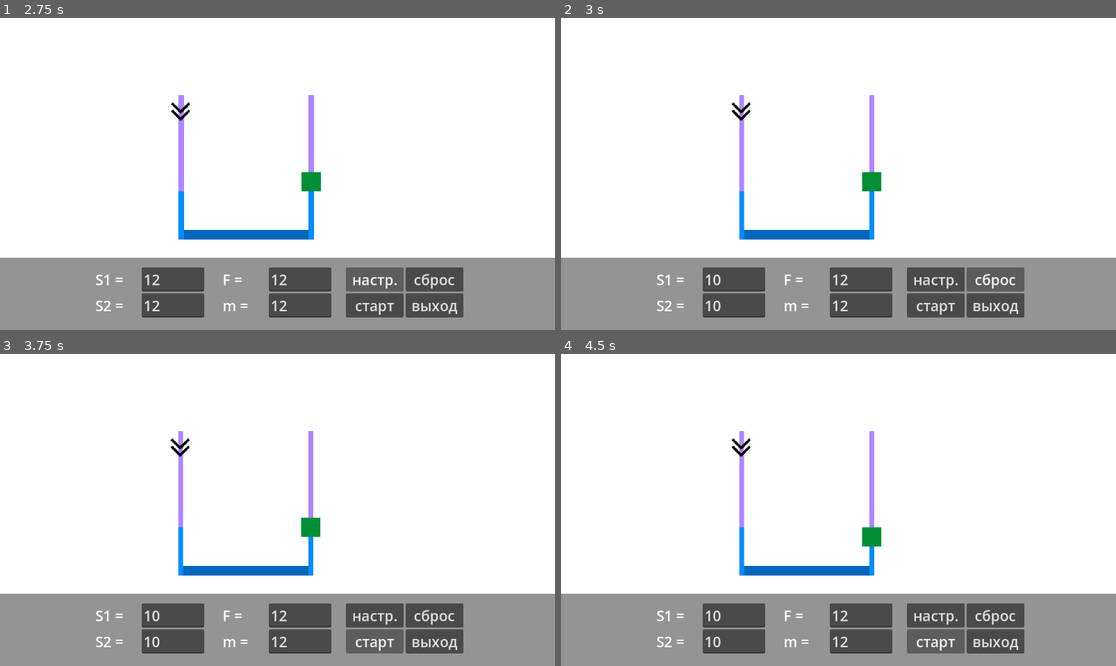
Above: before the commit, frames 1-4 (two rows, left to right).
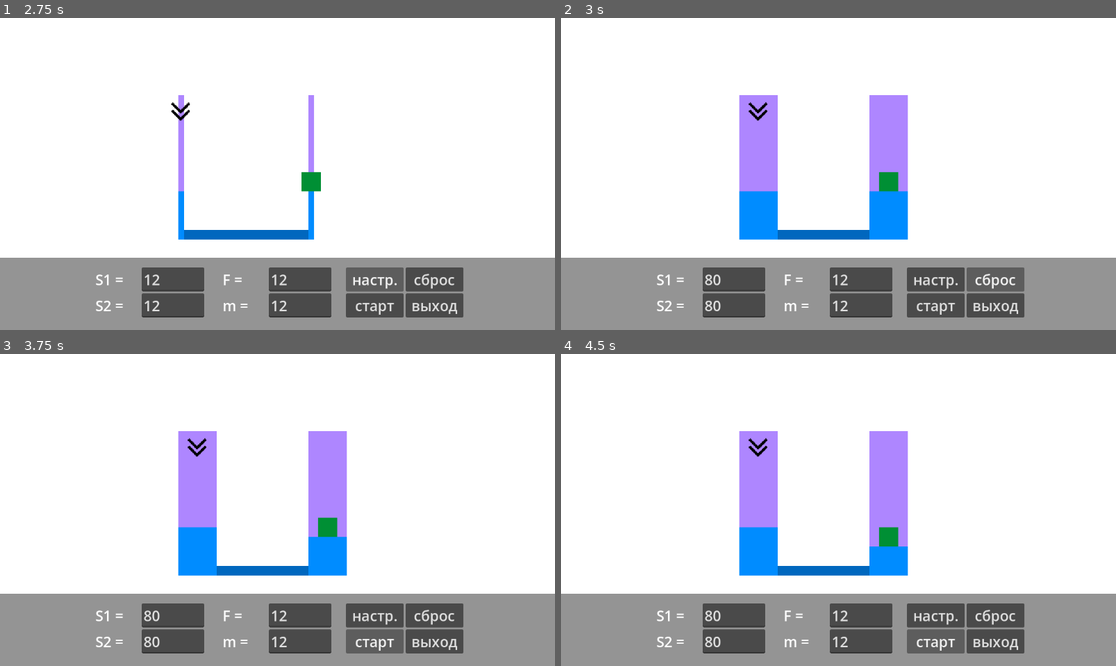
Above: after the commit, the same moments.

Repository: Null-oh/physics6sem
Game: Godot game, scene res://ten/ten-one.tscn
The game is run twice, just before and just after one commit, with the same random seed, the same clock (stepped at 60 frames per second) and the same inputs. This scene is started directly instead of the project's main scene.
Inputs (mouse positions are in pixels of both pictures, inside the frame that each line leads up to):
- Up to frame 1 (2.75 s): click (172, 280) at 0.52 s; type "12" at 0.6 s; click (172, 305) at 0.75 s; type "12" at 0.83 s; click (299, 280) at 0.98 s; type "12" at 1.07 s; click (299, 305) at 1.27 s; type "12" at 1.35 s; click "настр." at 2 s
- Up to frame 2 (3 s): click "сброс" at 2.75 s
- Up to frame 3 (3.75 s): click "старт" at 3.5 s
- Up to frame 4 (4.5 s): click "старт" at 4.25 s

Frame 1 is identical in both runs. In frame 2, 5.9% of the frame differs, in the area x 25-63%, y 24-94%; in frame 3, 5.9%; in frame 4, 5.9%.

Commit message:
ten 1,2,3

Diff:
--- a/start.gd
+++ b/start.gd
@@ -40,3 +40,7 @@
 
 func _on_tentwo_pressed():
 	get_tree().change_scene_to_file("res://ten/ten_two.tscn")
+
+
+func _on_tenthree_pressed():
+	get_tree().change_scene_to_file("res://ten/ten_three.tscn")
--- a/start.tscn
+++ b/start.tscn
@@ -131,6 +131,10 @@
 layout_mode = 2
 text = "Задание 2"
 
+[node name="ten-three" type="Button" parent="CanvasLayer/ColorRect/MarginContainer/VBoxContainer2/ten" unique_id=1836388673]
+layout_mode = 2
+text = "Задание 2"
+
 [connection signal="pressed" from="CanvasLayer/ColorRect/MarginContainer/VBoxContainer2/first/task1" to="." method="_on_task_1_pressed"]
 [connection signal="pressed" from="CanvasLayer/ColorRect/MarginContainer/VBoxContainer2/first/task2" to="." method="_on_task_2_pressed"]
 [connection signal="pressed" from="CanvasLayer/ColorRect/MarginContainer/VBoxContainer2/third/three" to="." method="_on_three_pressed"]
@@ -141,3 +145,4 @@
 [connection signal="pressed" from="CanvasLayer/ColorRect/MarginContainer/VBoxContainer2/eight/eight" to="." method="_on_eight_pressed"]
 [connection signal="pressed" from="CanvasLayer/ColorRect/MarginContainer/VBoxContainer2/ten/ten-one" to="." method="_on_ten_pressed"]
 [connection signal="pressed" from="CanvasLayer/ColorRect/MarginContainer/VBoxContainer2/ten/ten-two" to="." method="_on_tentwo_pressed"]
+[connection signal="pressed" from="CanvasLayer/ColorRect/MarginContainer/VBoxContainer2/ten/ten-three" to="." method="_on_tenthree_pressed"]
--- a/ten/ten-one.tscn
+++ b/ten/ten-one.tscn
@@ -52,7 +52,7 @@
 grow_horizontal = 2
 grow_vertical = 0
 pivot_offset = Vector2(140, 20)
-color = Color(0, 0.5500002, 1, 1)
+color = Color(0, 0.54901963, 1, 1)
 
 [node name="pump2" type="ColorRect" parent="." unique_id=663710642]
 anchors_preset = 8
--- a/ten/ten_one.gd
+++ b/ten/ten_one.gd
@@ -83,12 +83,10 @@
 	pipe.size.x = right_bottom.x - left_bottom.x
 	pipe.position = Vector2(left_bottom.x, left_bottom.y - pipe.size.y)
 
-
 func _on_reset_pressed():
-	s1line.text = str(10)
-	s2line.text = str(10)
+	s1line.text = str(80)
+	s2line.text = str(80)
 	_on_set_pressed()
-
 
 func _on_start_pressed():
 	read()
--- /dev/null
+++ b/ten/ten_three.gd
@@ -0,0 +1,168 @@
+extends Node2D
+
+@onready var submarine = $submarine
+
+@onready var ro1line = $interface/ColorRect/MarginContainer/HBoxContainer/input/first/ro1line
+@onready var vline = $interface/ColorRect/MarginContainer/HBoxContainer/input2/f/vline
+
+@onready var ro2value = $interface/ColorRect/MarginContainer/HBoxContainer/input/second/ro2label
+
+@onready var status = $interface/ColorRect/MarginContainer/HBoxContainer/input2/f2/status
+
+@onready var path = $Path2D/PathFollow2D
+var mark_tween : Tween = null
+var mark_y : float
+
+var swim_tween : Tween = null
+
+var simulation : bool = false
+
+var ro1 : float
+var ro2 : float
+var v
+var status_text : String
+
+var target_depth : float = 300.0
+const SMOOTH_SPEED = 2.0
+
+const BASE_SPEED = 80.0 #v = 10, |ro2 - ro1| = 1
+const REF_VOLUME = 10.0  #basic volume
+const MAX_SPEED = 300.0
+const MIN_DIFF = 0.01 #минимальная разница плотностей
+
+
+func _ready():
+	simulation = false
+	status.text = "(...)"
+	swim(submarine)
+
+func _process(delta):
+	if !simulation:
+		return
+
+	get_ro2()
+
+	#var base_depth: float
+	#match ro2:
+		#10.0: base_depth = 120
+		#20.0: base_depth = 170
+		#30.0: base_depth = 220
+		#40.0: base_depth = 270
+		#50.0: base_depth = 320
+		#60.0: base_depth = 370
+		#70.0: base_depth = 420
+		#_: pass
+
+	var ratio = 1.0
+	var speed = 0.0
+
+	if ro1 != 0:
+		ratio = ro2 / ro1
+		var diff = abs(ratio - 1.0)
+
+		if diff < MIN_DIFF:
+			status_text = "Дрейфует"
+			speed = 0.0
+		elif ratio > 1.0:
+			status_text = "Тонет"
+			speed = BASE_SPEED * (v / REF_VOLUME) * (ratio - 1.0)
+			speed = clamp(speed, 0.0, MAX_SPEED)
+
+			var new_y = move_toward(submarine.position.y, 420, speed * delta)
+			submarine.position.y = new_y
+		else:
+			status_text = "Всплывает"
+			speed = BASE_SPEED * (v / REF_VOLUME) * (1.0 - ratio)
+			speed = clamp(speed, 0.0, MAX_SPEED)
+
+			var new_y = move_toward(submarine.position.y, 120, speed * delta)
+			submarine.position.y = new_y
+
+	else:
+		status_text = "ВОДА?!"
+
+	#target_depth = clamp(base_depth * ratio, 120.0, 420.0)
+	#var new_y = move_toward(submarine.position.y, target_depth, SMOOTH_SPEED * 100 * delta)
+	#submarine.position.y = new_y
+
+	write()
+
+func swim(body):
+	if swim_tween:
+		swim_tween.kill()
+
+	swim_tween = create_tween()
+	swim_tween.set_loops()
+
+	var start_a = body.rotation
+
+	swim_tween.tween_property(body, "rotation", start_a + PI/16, 0.3).set_ease(Tween.EASE_IN_OUT)
+	swim_tween.tween_property(body, "rotation", start_a, 0.3).set_ease(Tween.EASE_IN_OUT)
+	swim_tween.tween_property(body, "rotation", start_a - PI/16, 0.3).set_ease(Tween.EASE_IN_OUT)
+	swim_tween.tween_property(body, "rotation", start_a, 0.3).set_ease(Tween.EASE_IN_OUT)
+
+func scale(body):
+	read()
+	var scale_factor = v / 10.0
+	scale_factor = clamp(scale_factor, 0.2, 7.0)
+	body.scale = Vector2(scale_factor, scale_factor)
+
+func start_mark():
+	if mark_tween:
+		mark_tween.kill()
+		mark_tween = null
+
+	mark_tween = create_tween()
+	mark_tween.tween_property(path, "progress_ratio", 1.0, 15.0)
+
+	if !simulation:
+		mark_tween.pause()
+
+#[44.0, 70.0, 80.0, 95.0, 123.0, 135.0, 150.0]
+func get_ro2():
+	var point : Vector2 = $Path2D.curve.sample_baked(path.progress)
+	mark_y = point.y
+	match mark_y:
+		44.0: ro2 = 70 #y = 156
+		70.0: ro2 = 60 #y = 206
+		80.0: ro2 = 50 #y = 256
+		95.0: ro2 = 40 #y = 306
+		123.0: ro2 = 30 #y = 356
+		135.0: ro2 = 20 #y = 406
+		150.0: ro2 = 10 #y = 456
+		_: pass
+
+func read():
+	ro1 = get_lines(ro1line)
+	v = get_lines(vline)
+
+func write():
+	ro2value.text = str(snapped(ro2, 0.1))
+	status.text = status_text
+
+func get_lines(line_edit: LineEdit, default: float = 0.0) -> float:
+	if line_edit.text.is_valid_float():
+		return float(line_edit.text)
+	return default
+
+func _on_start_pressed():
+	read()
+	scale(submarine)
+	simulation = true
+	start_mark()
+
+func _on_stop_pressed():
+	simulation = false
+	mark_tween.pause()
+
+func _on_reset_pressed():
+	simulation = false
+	ro1 = 0
+	ro2 = 0
+	v = 0
+	status.text = "(...)"
+	path.progress = 0.0
+	submarine.position.y = 300
+
+func _on_exit_pressed():
+	get_tree().change_scene_to_file("res://start.tscn")
--- /dev/null
+++ b/ten/ten_three.tscn
@@ -0,0 +1,205 @@
+[gd_scene format=3 uid="uid://b6dwdsltw2spn"]
+
+[ext_resource type="Script" uid="uid://by3af6lk2sinw" path="res://ten/ten_three.gd" id="1_yjoe6"]
+[ext_resource type="Texture2D" uid="uid://d4lfg8m7d4xdv" path="res://img/ro.PNG" id="2_l6ve0"]
+[ext_resource type="Texture2D" uid="uid://ciurvfvfgjhm6" path="res://img/submarine.png" id="3_qq66b"]
+
+[sub_resource type="Curve2D" id="Curve2D_mchgo"]
+_data = {
+"points": PackedVector2Array(0, 0, 0, 0, 16, 123, 0, 0, 0, 0, 55, 123, 0, 0, 0, 0, 55, 80, 0, 0, 0, 0, 90, 80, 0, 0, 0, 0, 90, 44, 0, 0, 0, 0, 130, 44, 0, 0, 0, 0, 130, 150, 0, 0, 0, 0, 170, 150, 0, 0, 0, 0, 170, 95, 0, 0, 0, 0, 210, 95, 0, 0, 0, 0, 210, 135, 0, 0, 0, 0, 245, 135, 0, 0, 0, 0, 245, 70)
+}
+point_count = 13
+
+[node name="TenThree" type="Node2D" unique_id=708989873]
+script = ExtResource("1_yjoe6")
+
+[node name="back" type="ColorRect" parent="." unique_id=779693026]
+offset_right = 136.49289
+offset_bottom = 83.07692
+scale = Vector2(8.440001, 7.8000007)
+
+[node name="graph" type="TextureRect" parent="." unique_id=1884617714]
+offset_left = 10.0
+offset_top = 9.0
+offset_right = 262.0
+offset_bottom = 181.0
+texture = ExtResource("2_l6ve0")
+
+[node name="bucket" type="ColorRect" parent="." unique_id=2019086818]
+offset_left = 346.0
+offset_top = 56.0
+offset_right = 746.0
+offset_bottom = 456.0
+color = Color(0.68235296, 0.5254902, 1, 1)
+
+[node name="water" type="ColorRect" parent="bucket" unique_id=34086626]
+layout_mode = 0
+offset_top = 100.0
+offset_right = 400.0
+offset_bottom = 400.0
+color = Color(0.31, 0.6895001, 1, 1)
+
+[node name="Path2D" type="Path2D" parent="." unique_id=74429230]
+curve = SubResource("Curve2D_mchgo")
+
+[node name="PathFollow2D" type="PathFollow2D" parent="Path2D" unique_id=1360081542]
+position = Vector2(16, 123)
+
+[node name="mark" type="ColorRect" parent="Path2D/PathFollow2D" unique_id=1539345083]
+anchors_preset = 8
+anchor_left = 0.5
+anchor_top = 0.5
+anchor_right = 0.5
+anchor_bottom = 0.5
+offset_left = -5.0
+offset_top = -5.0
+offset_right = 5.0
+offset_bottom = 5.0
+grow_horizontal = 2
+grow_vertical = 2
+pivot_offset = Vector2(5, 5)
+color = Color(1, 0, 0, 1)
+
+[node name="submarine" type="TextureRect" parent="." unique_id=793296750]
+custom_minimum_size = Vector2(50, 50)
+offset_left = 520.0
+offset_top = 250.0
+offset_right = 570.0
+offset_bottom = 300.0
+pivot_offset = Vector2(25, 31)
+texture = ExtResource("3_qq66b")
+expand_mode = 3
+
+[node name="interface" type="CanvasLayer" parent="." unique_id=1541397195]
+
+[node name="ColorRect" type="ColorRect" parent="interface" unique_id=728120334]
+custom_minimum_size = Vector2(0, 150)
+anchors_preset = 12
+anchor_top = 1.0
+anchor_right = 1.0
+anchor_bottom = 1.0
+grow_horizontal = 2
+grow_vertical = 0
+color = Color(0.58, 0.58, 0.58, 1)
+
+[node name="MarginContainer" type="MarginContainer" parent="interface/ColorRect" unique_id=186694830]
+layout_mode = 1
+anchors_preset = 15
+anchor_right = 1.0
+anchor_bottom = 1.0
+grow_horizontal = 2
+grow_vertical = 2
+theme_override_constants/margin_left = 20
+theme_override_constants/margin_top = 20
+theme_override_constants/margin_right = 20
+theme_override_constants/margin_bottom = 20
+
+[node name="HBoxContainer" type="HBoxContainer" parent="interface/ColorRect/MarginContainer" unique_id=540791728]
+layout_mode = 2
+size_flags_horizontal = 4
+theme_override_constants/separation = 30
+
+[node name="input" type="VBoxContainer" parent="interface/ColorRect/MarginContainer/HBoxContainer" unique_id=53027983]
+layout_mode = 2
+size_flags_vertical = 4
+
+[node name="first" type="HBoxContainer" parent="interface/ColorRect/MarginContainer/HBoxContainer/input" unique_id=1339098949]
+layout_mode = 2
+
+[node name="Label" type="Label" parent="interface/ColorRect/MarginContainer/HBoxContainer/input/first" unique_id=727588376]
+custom_minimum_size = Vector2(100, 0)
+layout_mode = 2
+theme_override_font_sizes/font_size = 30
+text = " ρ1 = "
+
+[node name="ro1line" type="LineEdit" parent="interface/ColorRect/MarginContainer/HBoxContainer/input/first" unique_id=409818973]
+custom_minimum_size = Vector2(130, 0)
+layout_mode = 2
+theme_override_font_sizes/font_size = 30
+
+[node name="second" type="HBoxContainer" parent="interface/ColorRect/MarginContainer/HBoxContainer/input" unique_id=464367232]
+layout_mode = 2
+
+[node name="Label" type="Label" parent="interface/ColorRect/MarginContainer/HBoxContainer/input/second" unique_id=1531559517]
+custom_minimum_size = Vector2(100, 0)
+layout_mode = 2
+theme_override_font_sizes/font_size = 30
+text = " ρ2 = "
+
+[node name="ro2label" type="Label" parent="interface/ColorRect/MarginContainer/HBoxContainer/input/second" unique_id=1724333825]
+custom_minimum_size = Vector2(130, 0)
+layout_mode = 2
+theme_override_font_sizes/font_size = 30
+text = "(...)"
+
+[node name="input2" type="VBoxContainer" parent="interface/ColorRect/MarginContainer/HBoxContainer" unique_id=933883851]
+layout_mode = 2
+size_flags_vertical = 4
+
+[node name="f" type="HBoxContainer" parent="interface/ColorRect/MarginContainer/HBoxContainer/input2" unique_id=169554242]
+layout_mode = 2
+
+[node name="Label" type="Label" parent="interface/ColorRect/MarginContainer/HBoxContainer/input2/f" unique_id=1689815499]
+custom_minimum_size = Vector2(100, 0)
+layout_mode = 2
+theme_override_font_sizes/font_size = 30
+text = " V = "
+
+[node name="vline" type="LineEdit" parent="interface/ColorRect/MarginContainer/HBoxContainer/input2/f" unique_id=1030563534]
+custom_minimum_size = Vector2(130, 0)
+layout_mode = 2
+theme_override_font_sizes/font_size = 30
+
+[node name="f2" type="HBoxContainer" parent="interface/ColorRect/MarginContainer/HBoxContainer/input2" unique_id=1803024202]
+layout_mode = 2
+
+[node name="status" type="Label" parent="interface/ColorRect/MarginContainer/HBoxContainer/input2/f2" unique_id=176217750]
+custom_minimum_size = Vector2(220, 0)
+layout_mode = 2
+theme_override_font_sizes/font_size = 30
+text = " (...)"
+horizontal_alignment = 1
+vertical_alignment = 1
+
+[node name="buttons" type="VBoxContainer" parent="interface/ColorRect/MarginContainer/HBoxContainer" unique_id=749478312]
+layout_mode = 2
+size_flags_horizontal = 8
+size_flags_vertical = 4
+
+[node name="HBoxContainer" type="HBoxContainer" parent="interface/ColorRect/MarginContainer/HBoxContainer/buttons" unique_id=1585198317]
+layout_mode = 2
+
+[node name="VBoxContainer" type="VBoxContainer" parent="interface/ColorRect/MarginContainer/HBoxContainer/buttons/HBoxContainer" unique_id=728794556]
+layout_mode = 2
+
+[node name="start" type="Button" parent="interface/ColorRect/MarginContainer/HBoxContainer/buttons/HBoxContainer/VBoxContainer" unique_id=1744032895]
+custom_minimum_size = Vector2(120, 50)
+layout_mode = 2
+theme_override_font_sizes/font_size = 30
+text = " старт "
+
+[node name="stop" type="Button" parent="interface/ColorRect/MarginContainer/HBoxContainer/buttons/HBoxContainer/VBoxContainer" unique_id=1875076444]
+custom_minimum_size = Vector2(120, 50)
+layout_mode = 2
+theme_override_font_sizes/font_size = 30
+text = " стоп "
+
+[node name="VBoxContainer2" type="VBoxContainer" parent="interface/ColorRect/MarginContainer/HBoxContainer/buttons/HBoxContainer" unique_id=2132649257]
+layout_mode = 2
+
+[node name="reset" type="Button" parent="interface/ColorRect/MarginContainer/HBoxContainer/buttons/HBoxContainer/VBoxContainer2" unique_id=1260009946]
+custom_minimum_size = Vector2(120, 50)
+layout_mode = 2
+theme_override_font_sizes/font_size = 30
+text = " сброс "
+
+[node name="exit" type="Button" parent="interface/ColorRect/MarginContainer/HBoxContainer/buttons/HBoxContainer/VBoxContainer2" unique_id=1959719427]
+custom_minimum_size = Vector2(120, 50)
+layout_mode = 2
+theme_override_font_sizes/font_size = 30
+text = " выход "
+
+[connection signal="pressed" from="interface/ColorRect/MarginContainer/HBoxContainer/buttons/HBoxContainer/VBoxContainer/start" to="." method="_on_start_pressed"]
+[connection signal="pressed" from="interface/ColorRect/MarginContainer/HBoxContainer/buttons/HBoxContainer/VBoxContainer/stop" to="." method="_on_stop_pressed"]
+[connection signal="pressed" from="interface/ColorRect/MarginContainer/HBoxContainer/buttons/HBoxContainer/VBoxContainer2/reset" to="." method="_on_reset_pressed"]
+[connection signal="pressed" from="interface/ColorRect/MarginContainer/HBoxContainer/buttons/HBoxContainer/VBoxContainer2/exit" to="." method="_on_exit_pressed"]
--- /dev/null
+++ b/ten/ten_two.gd
@@ -0,0 +1,87 @@
+extends Node2D
+
+@onready var mass = $mass
+
+@onready var ro1line = $interface/ColorRect/MarginContainer/HBoxContainer/input/first/ro1line
+@onready var ro2line = $interface/ColorRect/MarginContainer/HBoxContainer/input/second/ro2line
+@onready var vline = $interface/ColorRect/MarginContainer/HBoxContainer/input2/f/vline
+
+@onready var result = $interface/ColorRect/MarginContainer/HBoxContainer/input2/f2/result
+
+var ro1 #water
+var ro2 #mass
+var v
+
+func _ready():
+	pass
+
+func _process(delta):
+	pass
+
+func read():
+	ro1 = get_lines(ro1line)
+	ro2 = get_lines(ro2line)
+	v = get_lines(vline)
+
+func get_lines(line_edit: LineEdit, default: float = 0.0) -> float:
+	if line_edit.text.is_valid_float():
+		return float(line_edit.text)
+	return default
+
+func _on_start_pressed():
+	read()
+	#mg = ro2 * v * g
+	#fa = ro1 * v * g
+
+	#sink: ro2 > ro1
+	#float: ro2 < ro1
+	#nothing: ro2 = ro1
+	print("ro1 = ", ro1)
+	print("ro2 = ", ro2)
+	if ro2 == ro1:
+		_float(mass)
+		result.text = "Не двигается"
+	elif ro2 > ro1:
+		sink(mass)
+		result.text = "Тонет"
+	else:
+		oscillate(mass)
+		result.text = "Всплывает"
+
+func oscillate(body):
+	var start_y = body.position.y
+	var tween = create_tween()
+
+	tween.tween_property(body, "position:y", start_y - 20, 0.2)
+	tween.tween_property(body, "position:y", start_y, 0.2)
+
+	tween.tween_property(body, "position:y", start_y - 15, 0.15)
+	tween.tween_property(body, "position:y", start_y, 0.15)
+
+	tween.tween_property(body, "position:y", start_y - 5, 0.1)
+	tween.tween_property(body, "position:y", start_y, 0.1)
+
+func sink(body):
+	var start_y = body.position.y
+	var tween = create_tween()
+
+	tween.tween_property(body, "position:y", start_y + 275, 2.0).set_ease(Tween.EASE_OUT)
+
+func _float(body):
+	var start_a = body.rotation
+	var tween = create_tween()
+
+	tween.tween_property(body, "rotation", start_a + PI/12, 0.3).set_ease(Tween.EASE_OUT)
+	tween.tween_property(body, "rotation", start_a, 0.3).set_ease(Tween.EASE_OUT)
+	tween.tween_property(body, "rotation", start_a - PI/12, 0.3).set_ease(Tween.EASE_OUT)
+	tween.tween_property(body, "rotation", start_a, 0.3).set_ease(Tween.EASE_OUT)
+
+func _on_reset_pressed():
+	ro1 = 0
+	ro2 = 0
+	v = 0
+	mass.position = Vector2(510, 130)
+	mass.rotation = 0
+
+func _on_exit_pressed():
+	get_tree().change_scene_to_file("res://start.tscn")
--- a/ten/ten_two.tscn
+++ b/ten/ten_two.tscn
@@ -1,3 +1,158 @@
 [gd_scene format=3 uid="uid://cj80k2lwq7how"]
 
+[ext_resource type="Script" uid="uid://bekjev03spkmo" path="res://ten/ten_two.gd" id="1_oln8l"]
+
 [node name="TenTwo" type="Node2D" unique_id=1112323022]
+script = ExtResource("1_oln8l")
+
+[node name="back" type="ColorRect" parent="." unique_id=24573557]
+offset_right = 136.49289
+offset_bottom = 83.07692
+scale = Vector2(8.440001, 7.8000007)
+
+[node name="bucket" type="ColorRect" parent="." unique_id=799242137]
+offset_left = 346.0
+offset_top = 56.0
+offset_right = 746.0
+offset_bottom = 456.0
+color = Color(0.68235296, 0.5254902, 1, 1)
+
+[node name="water" type="ColorRect" parent="bucket" unique_id=87714168]
+layout_mode = 0
+offset_top = 100.0
+offset_right = 400.0
+offset_bottom = 400.0
+color = Color(0.31, 0.6895001, 1, 1)
+
+[node name="mass" type="ColorRect" parent="." unique_id=2060854077]
+custom_minimum_size = Vector2(70, 50)
+offset_left = 510.0
+offset_top = 130.0
+offset_right = 580.0001
+offset_bottom = 180.0
+pivot_offset = Vector2(36, 25)
+color = Color(0, 0.56, 0.20533328, 1)
+
+[node name="interface" type="CanvasLayer" parent="." unique_id=1241718773]
+
+[node name="ColorRect" type="ColorRect" parent="interface" unique_id=144706246]
+custom_minimum_size = Vector2(0, 150)
+anchors_preset = 12
+anchor_top = 1.0
+anchor_right = 1.0
+anchor_bottom = 1.0
+grow_horizontal = 2
+grow_vertical = 0
+color = Color(0.58, 0.58, 0.58, 1)
+
+[node name="MarginContainer" type="MarginContainer" parent="interface/ColorRect" unique_id=258374666]
+layout_mode = 1
+anchors_preset = 15
+anchor_right = 1.0
+anchor_bottom = 1.0
+grow_horizontal = 2
+grow_vertical = 2
+theme_override_constants/margin_left = 20
+theme_override_constants/margin_top = 20
+theme_override_constants/margin_right = 20
+theme_override_constants/margin_bottom = 20
+
+[node name="HBoxContainer" type="HBoxContainer" parent="interface/ColorRect/MarginContainer" unique_id=2063806439]
+layout_mode = 2
+size_flags_horizontal = 4
+theme_override_constants/separation = 30
+
+[node name="input" type="VBoxContainer" parent="interface/ColorRect/MarginContainer/HBoxContainer" unique_id=1558100773]
+layout_mode = 2
+
+[node name="first" type="HBoxContainer" parent="interface/ColorRect/MarginContainer/HBoxContainer/input" unique_id=1967746694]
+layout_mode = 2
+
+[node name="Label" type="Label" parent="interface/ColorRect/MarginContainer/HBoxContainer/input/first" unique_id=743490312]
+custom_minimum_size = Vector2(100, 0)
+layout_mode = 2
+theme_override_font_sizes/font_size = 30
+text = " ρ1 = "
+
+[node name="ro1line" type="LineEdit" parent="interface/ColorRect/MarginContainer/HBoxContainer/input/first" unique_id=258157295]
+custom_minimum_size = Vector2(130, 0)
+layout_mode = 2
+theme_override_font_sizes/font_size = 30
+
+[node name="second" type="HBoxContainer" parent="interface/ColorRect/MarginContainer/HBoxContainer/input" unique_id=1658400119]
+layout_mode = 2
+
+[node name="Label" type="Label" parent="interface/ColorRect/MarginContainer/HBoxContainer/input/second" unique_id=1350385222]
+custom_minimum_size = Vector2(100, 0)
+layout_mode = 2
+theme_override_font_sizes/font_size = 30
+text = " ρ2 = "
+
+[node name="ro2line" type="LineEdit" parent="interface/ColorRect/MarginContainer/HBoxContainer/input/second" unique_id=1595294293]
+custom_minimum_size = Vector2(130, 0)
+layout_mode = 2
+theme_override_font_sizes/font_size = 30
+
+[node name="input2" type="VBoxContainer" parent="interface/ColorRect/MarginContainer/HBoxContainer" unique_id=1518960853]
+layout_mode = 2
+size_flags_vertical = 4
+
+[node name="f" type="HBoxContainer" parent="interface/ColorRect/MarginContainer/HBoxContainer/input2" unique_id=287683003]
+layout_mode = 2
+
+[node name="Label" type="Label" parent="interface/ColorRect/MarginContainer/HBoxContainer/input2/f" unique_id=1979663224]
+custom_minimum_size = Vector2(100, 0)
+layout_mode = 2
+theme_override_font_sizes/font_size = 30
+text = " V = "
+
+[node name="vline" type="LineEdit" parent="interface/ColorRect/MarginContainer/HBoxContainer/input2/f" unique_id=704308923]
+custom_minimum_size = Vector2(130, 0)
+layout_mode = 2
+theme_override_font_sizes/font_size = 30
+
+[node name="f2" type="HBoxContainer" parent="interface/ColorRect/MarginContainer/HBoxContainer/input2" unique_id=1805860568]
+layout_mode = 2
+
+[node name="result" type="Label" parent="interface/ColorRect/MarginContainer/HBoxContainer/input2/f2" unique_id=747952103]
+custom_minimum_size = Vector2(220, 0)
+layout_mode = 2
+theme_override_font_sizes/font_size = 30
+text = " (...)"
+horizontal_alignment = 1
+vertical_alignment = 1
+
+[node name="buttons" type="VBoxContainer" parent="interface/ColorRect/MarginContainer/HBoxContainer" unique_id=1122644197]
+layout_mode = 2
+size_flags_horizontal = 8
+
+[node name="HBoxContainer" type="HBoxContainer" parent="interface/ColorRect/MarginContainer/HBoxContainer/buttons" unique_id=212516287]
+layout_mode = 2
+
+[node name="VBoxContainer" type="VBoxContainer" parent="interface/ColorRect/MarginContainer/HBoxContainer/buttons/HBoxContainer" unique_id=1327269461]
+layout_mode = 2
+
+[node name="start" type="Button" parent="interface/ColorRect/MarginContainer/HBoxContainer/buttons/HBoxContainer/VBoxContainer" unique_id=1653320238]
+custom_minimum_size = Vector2(120, 50)
+layout_mode = 2
+theme_override_font_sizes/font_size = 30
+text = " старт "
+
+[node name="VBoxContainer2" type="VBoxContainer" parent="interface/ColorRect/MarginContainer/HBoxContainer/buttons/HBoxContainer" unique_id=1738335710]
+layout_mode = 2
+
+[node name="reset" type="Button" parent="interface/ColorRect/MarginContainer/HBoxContainer/buttons/HBoxContainer/VBoxContainer2" unique_id=1064101139]
+custom_minimum_size = Vector2(120, 50)
+layout_mode = 2
+theme_override_font_sizes/font_size = 30
+text = " сброс "
+
+[node name="exit" type="Button" parent="interface/ColorRect/MarginContainer/HBoxContainer/buttons/HBoxContainer/VBoxContainer2" unique_id=117252533]
+custom_minimum_size = Vector2(120, 50)
+layout_mode = 2
+theme_override_font_sizes/font_size = 30
+text = " выход "
+
+[connection signal="pressed" from="interface/ColorRect/MarginContainer/HBoxContainer/buttons/HBoxContainer/VBoxContainer/start" to="." method="_on_start_pressed"]
+[connection signal="pressed" from="interface/ColorRect/MarginContainer/HBoxContainer/buttons/HBoxContainer/VBoxContainer2/reset" to="." method="_on_reset_pressed"]
+[connection signal="pressed" from="interface/ColorRect/MarginContainer/HBoxContainer/buttons/HBoxContainer/VBoxContainer2/exit" to="." method="_on_exit_pressed"]
Binary file added: img/ro.PNG
Not shown, added: img/ro.PNG.import
Binary file added: img/submarine.png
Not shown, added: img/submarine.png.import
Not shown, added: ten/ten_three.gd.uid
Not shown, added: ten/ten_two.gd.uid
